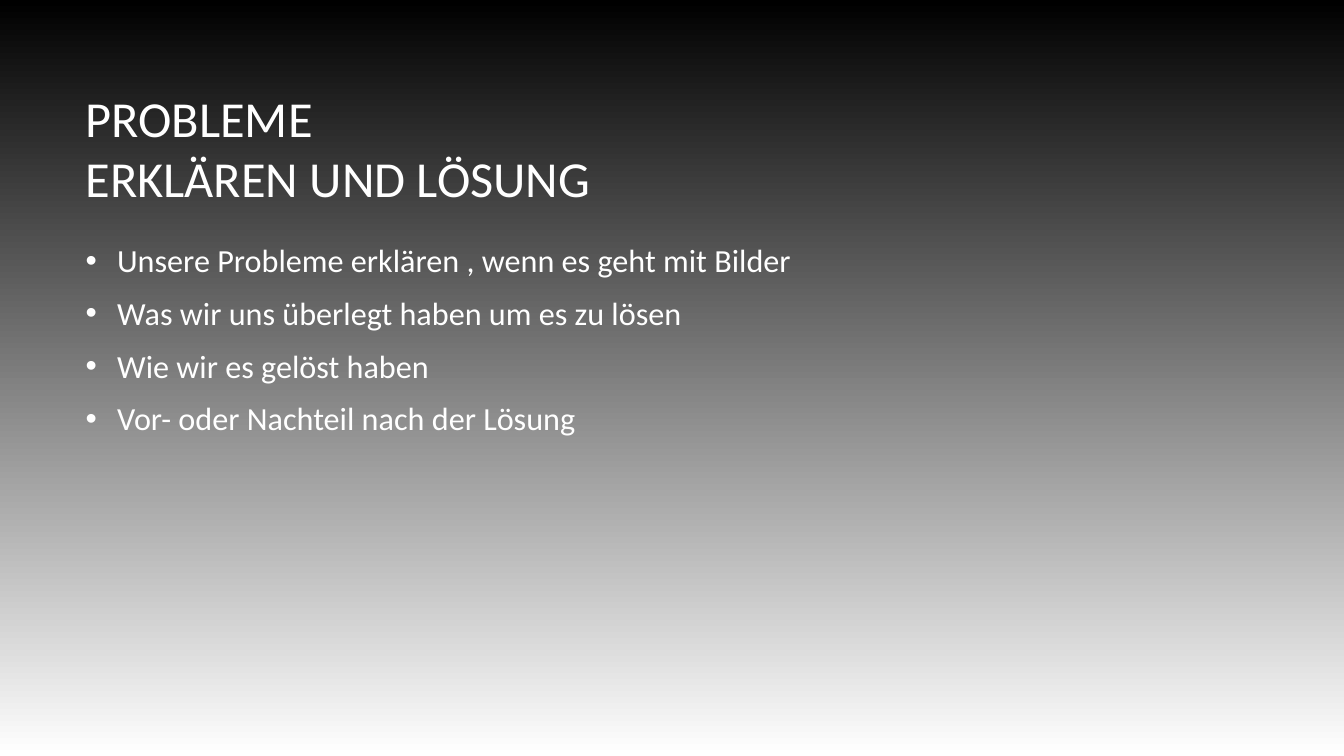
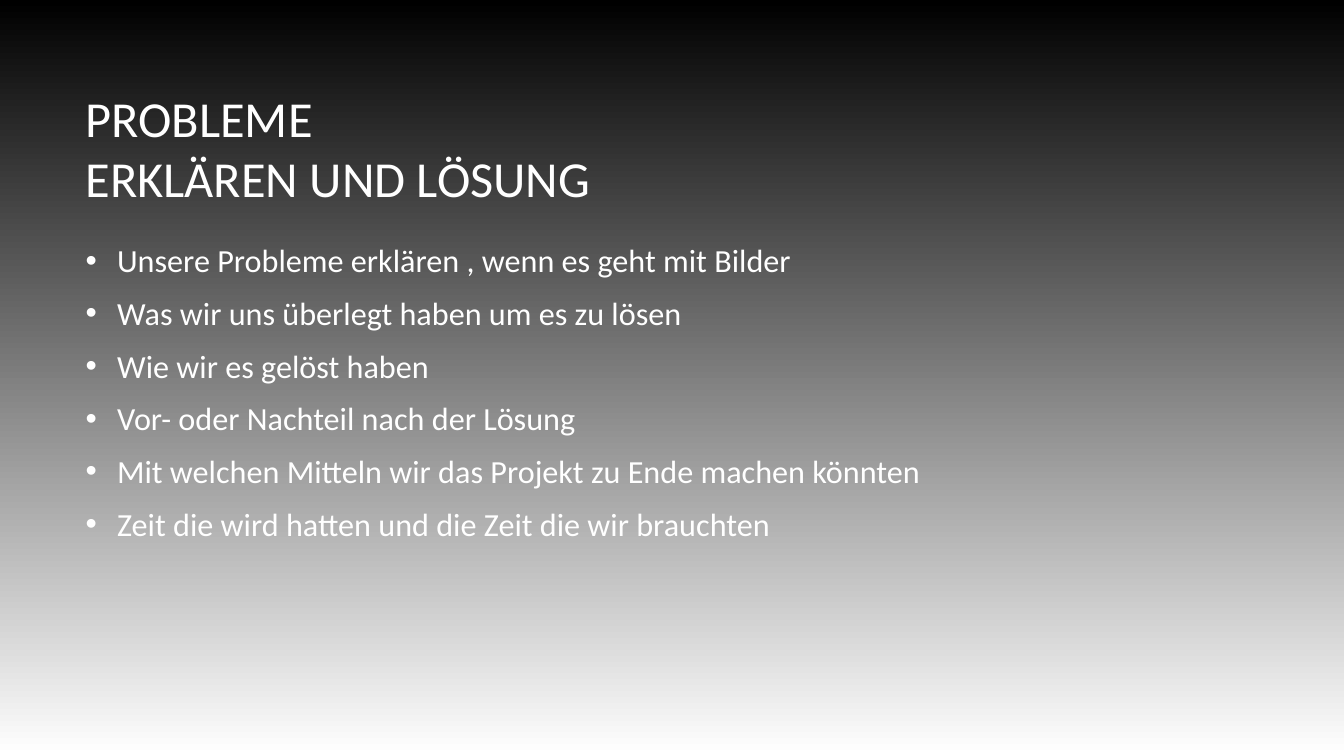
Before and after one commit to I8pieunihaspel/Uniprojekt, a slide deck: slide 10 of Präsentation/Uni-Projekt.odp (slide 9 before the commit). Drawn at 1344x756 pixels with LibreOffice and Linux fonts; fonts in the diff are those of the drawing; background and template pictures are left out. Boxes give left, top, right and bottom in pixels: in the first picture for what was removed or moved away, otherwise in the second. Text is boxed around its words. In the diff, an @@ line names an element or a change of style, - is before the commit and + after.

```diff
--- a/Präsentation/Uni-Projekt.odp
+++ b/Präsentation/Uni-Projekt.odp
@@ text at <box>117,461,919,536</box>: paragraphs added @@
+• Mit welchen Mitteln wir das Projekt zu Ende machen könnten
+• Zeit die wird hatten und die Zeit die wir brauchten
```
Also in this commit, not shown: 2 other slides changed, 2 slides added, 5 slides removed.
